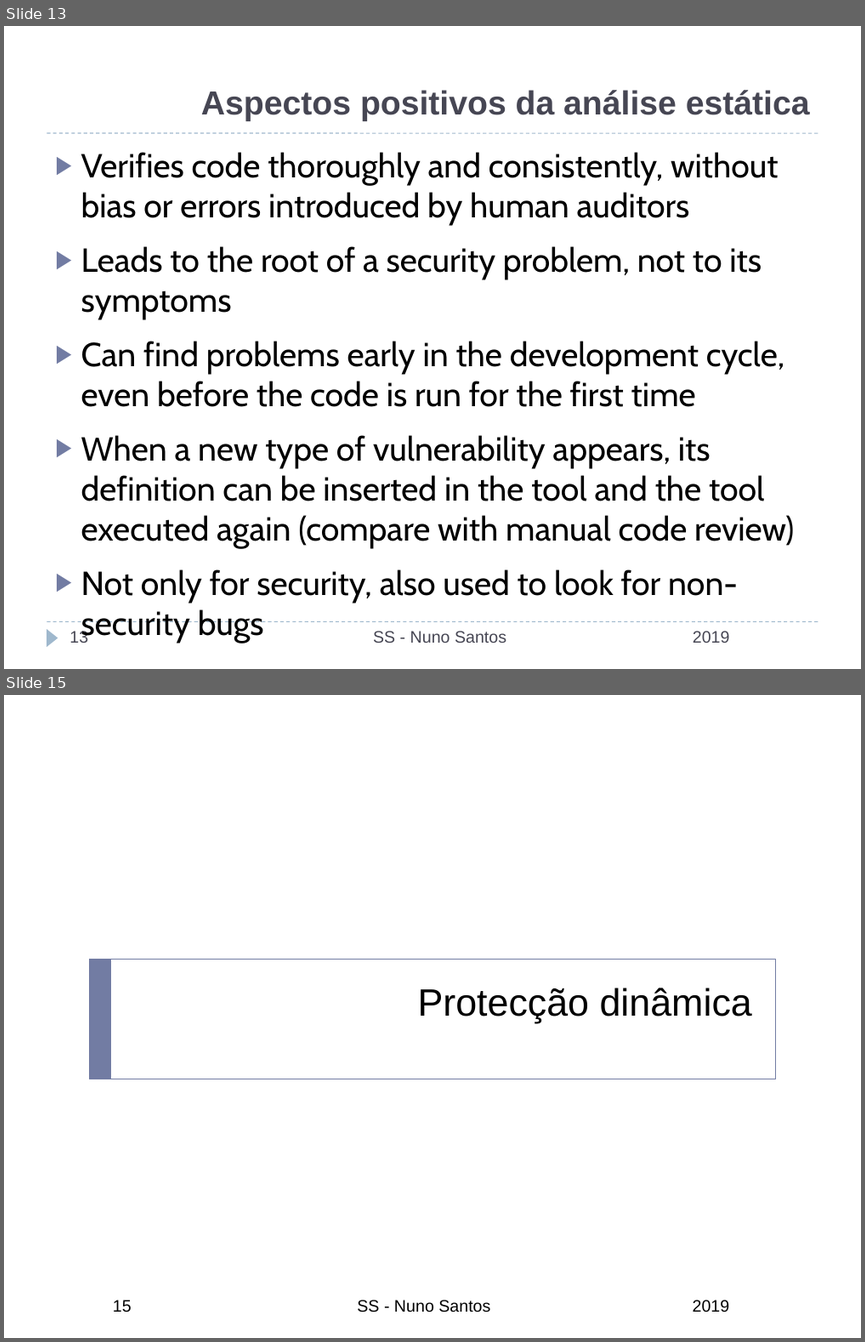
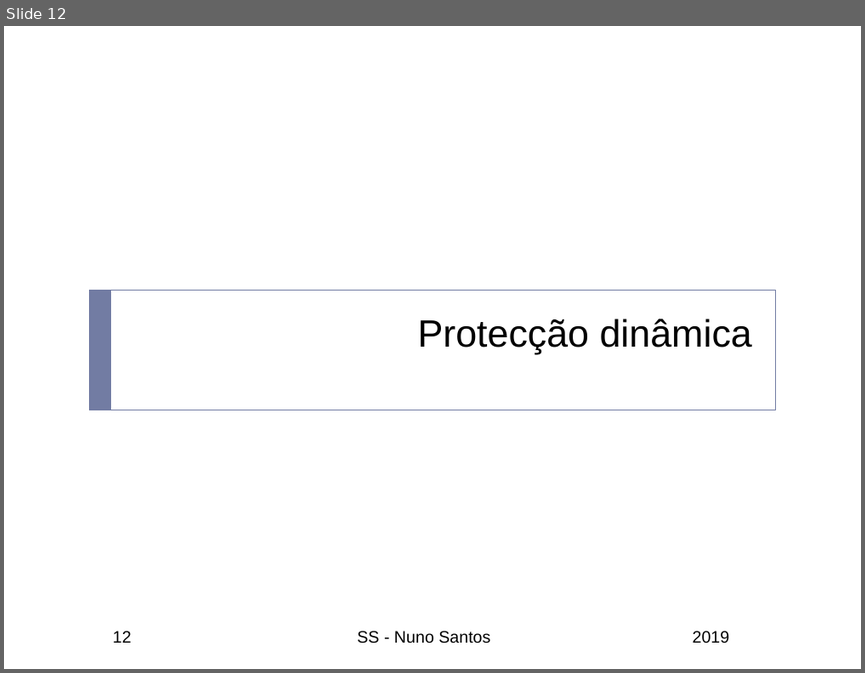
Before and after one commit to nuno-santos/acite2019, a slide deck: teoricas/acite2019-07-estatica_dinamica.pptx. Shown one above the other, each under a label of ours: slides 13 and 15 before the commit, slide 12 after it; the slides between them are not shown. The pictures are 865x1342 and 865x673 pixels, drawn with LibreOffice and Linux fonts; fonts in the diff are those of the drawing; background and template pictures are left out. Boxes give left, top, right and bottom in pixels: in the first picture for what was removed or moved away, otherwise in the second. Text is boxed around its words. In the diff, an @@ line names an element or a change of style, - is before the commit and + after.

```diff
--- a/teoricas/acite2019-07-estatica_dinamica.pptx
+++ b/teoricas/acite2019-07-estatica_dinamica.pptx
@@ slide 13 removed at (x1=4, y1=26, x2=861, y2=669), background #FFFFFF @@
@@ title removed at (x1=201, y1=90, x2=810, y2=121) @@
-Aspectos positivos da análise estática
@@ line removed from (46, 133) to (818, 133) @@
@@ text removed at (x1=81, y1=152, x2=794, y2=602) @@
-▶ Verifies code thoroughly and consistently, without bias or errors introduced by human auditors
-▶ Leads to the root of a security problem, not to its symptoms
-▶ Can find problems early in the development cycle, even before the code is run for the first time
-▶ When a new type of vulnerability appears, its definition can be inserted in the tool and the tool executed again (compare with manual code review)
-▶ Not only for security, also used to look for non-security bugs
@@ line removed from (46, 622) to (818, 622) @@
@@ triangle removed at (x1=46, y1=629, x2=58, y2=646) @@
@@ page number removed at (x1=69, y1=630, x2=88, y2=642) @@
-13
@@ text removed at (x1=373, y1=630, x2=506, y2=642) @@
-SS - Nuno Santos
@@ text removed at (x1=692, y1=630, x2=730, y2=642) @@
-2019
@@ what was slide 15 is now slide 12 @@
@@ page number at (x1=113, y1=630, x2=132, y2=642): text changed @@
-15
+12
```
Also in this commit, not shown: 18 slides changed, 2 other slides removed, 1 other file.
